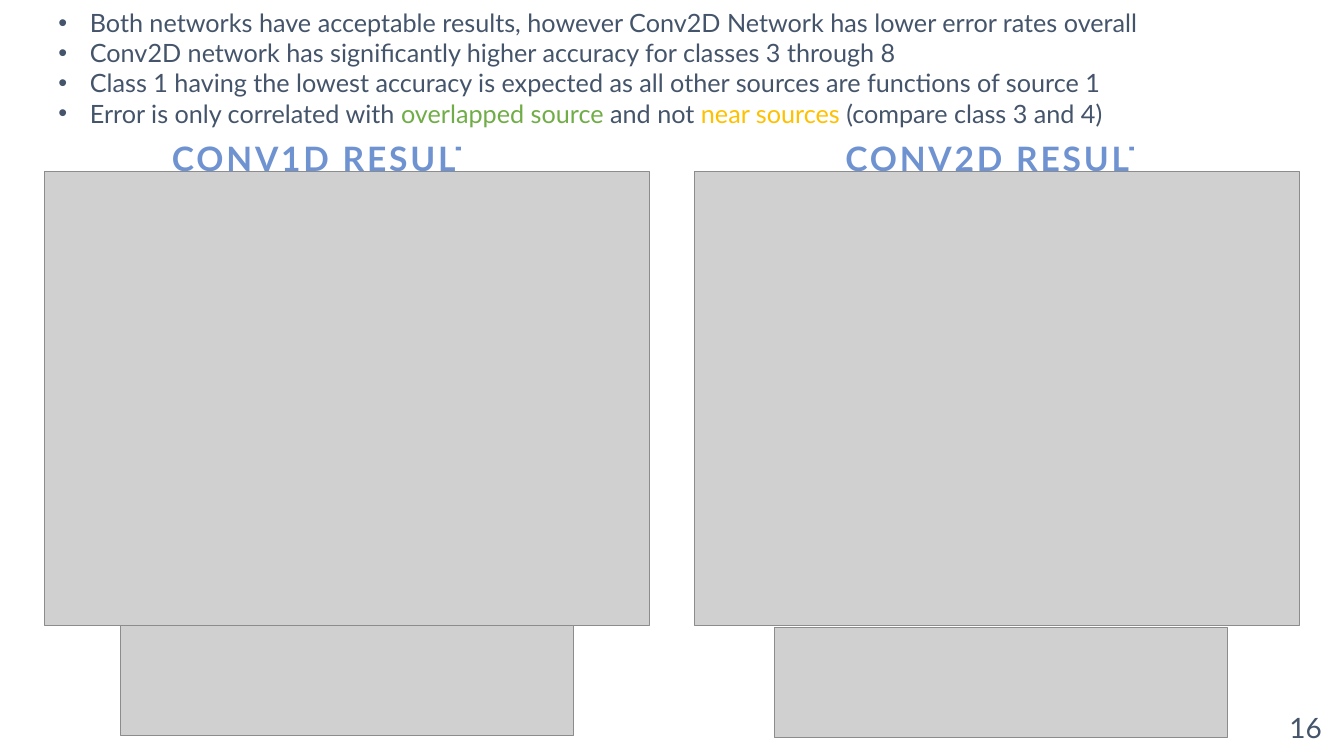
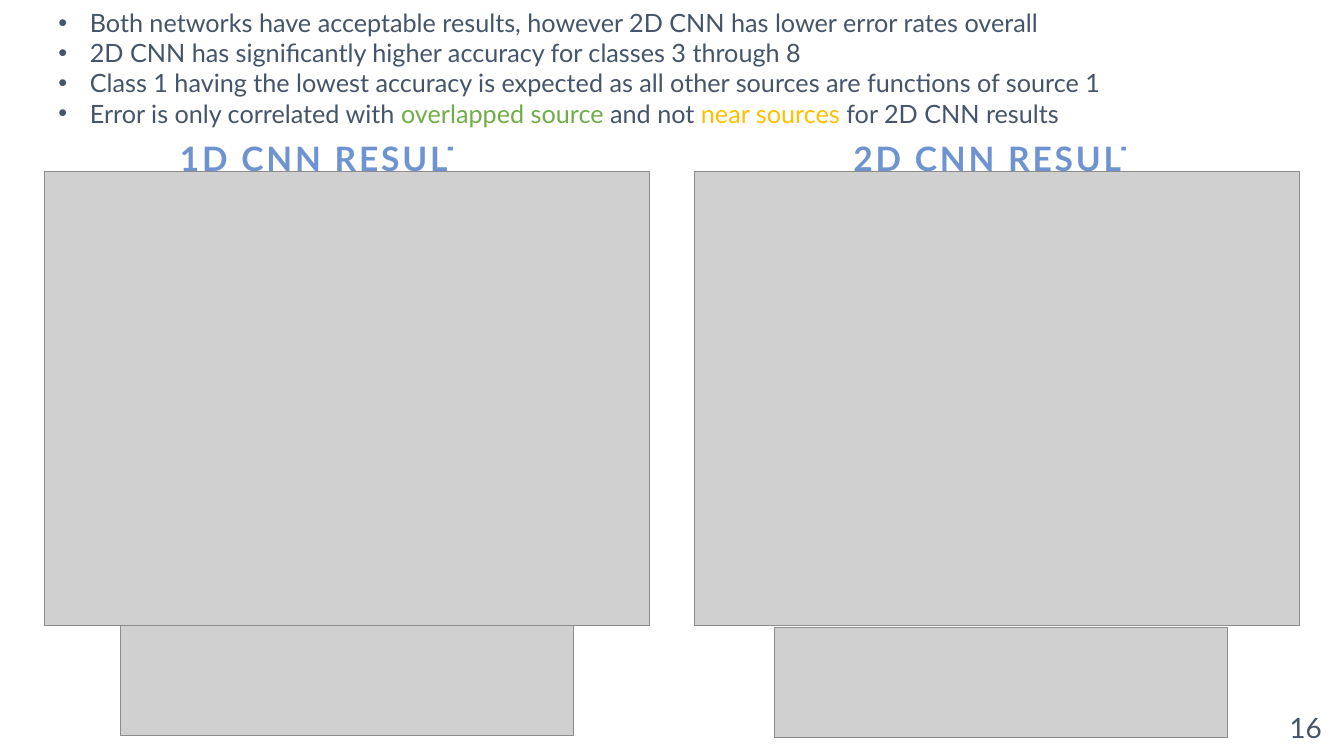
Before and after one commit to cbell14/ELE_594, a slide deck: slide 16 of Classification_of_Harmonics_Using_ML_v1.pptx. Drawn at 1344x756 pixels with LibreOffice and Linux fonts; fonts in the diff are those of the drawing; grey boxes stand for pictures. Boxes give left, top, right and bottom in pixels: in the first picture for what was removed or moved away, otherwise in the second. Text is boxed around its words. In the diff, an @@ line names an element or a change of style, - is before the commit and + after.

```diff
--- a/Classification_of_Harmonics_Using_ML_v1.pptx
+++ b/Classification_of_Harmonics_Using_ML_v1.pptx
@@ text at (x1=90, y1=13, x2=1038, y2=67): text changed @@
-• Both networks have acceptable results, however Conv2D Network has lower error rates overall
-• Conv2D network has significantly higher accuracy for classes 3 through 8
+• Both networks have acceptable results, however 2D CNN has lower error rates overall
+• 2D CNN has significantly higher accuracy for classes 3 through 8
@@ text at (x1=90, y1=104, x2=878, y2=127): text changed @@
-• Error is only correlated with overlapped source and not near sources (compare class 3 and 4)
+• Error is only correlated with overlapped source and not near sources for 2D CNN results
@@ text at (x1=884, y1=104, x2=1059, y2=123): text changed @@
-CONV2D RESULTS
+2D CNN RESULTS
@@ text at (x1=180, y1=146, x2=489, y2=177): text changed @@
-CONV1D RESULTS
+1D CNN RESULTS
```
Also in this commit, not shown: 4 other slides changed, 2 other files.
